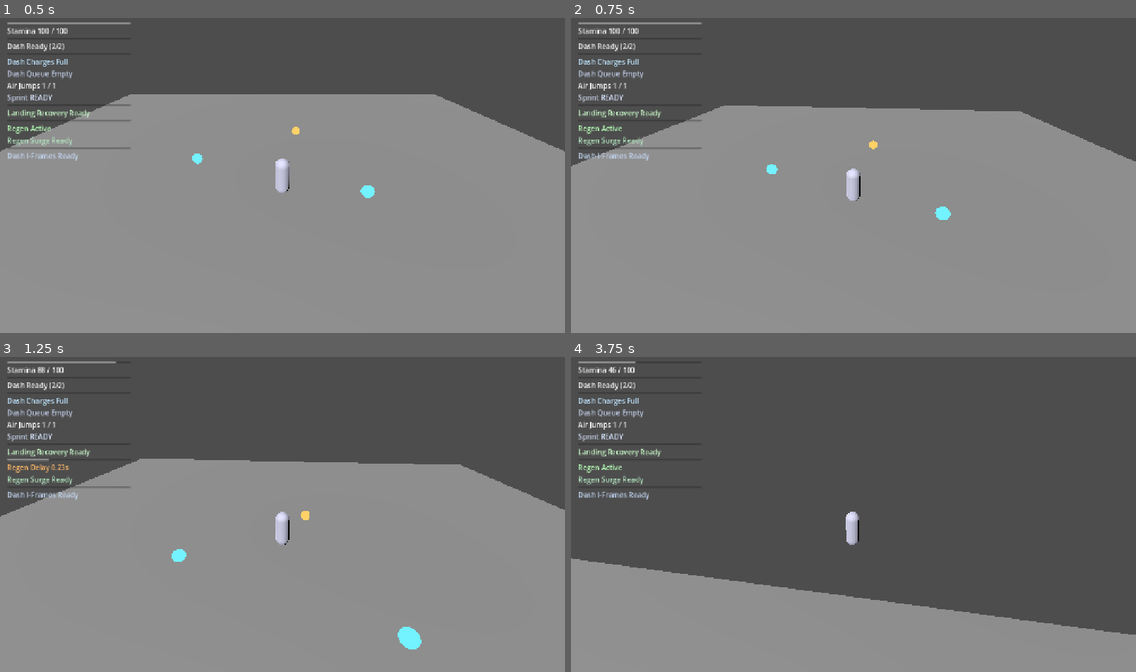
Above: before the commit, frames 1-4 (two rows, left to right).
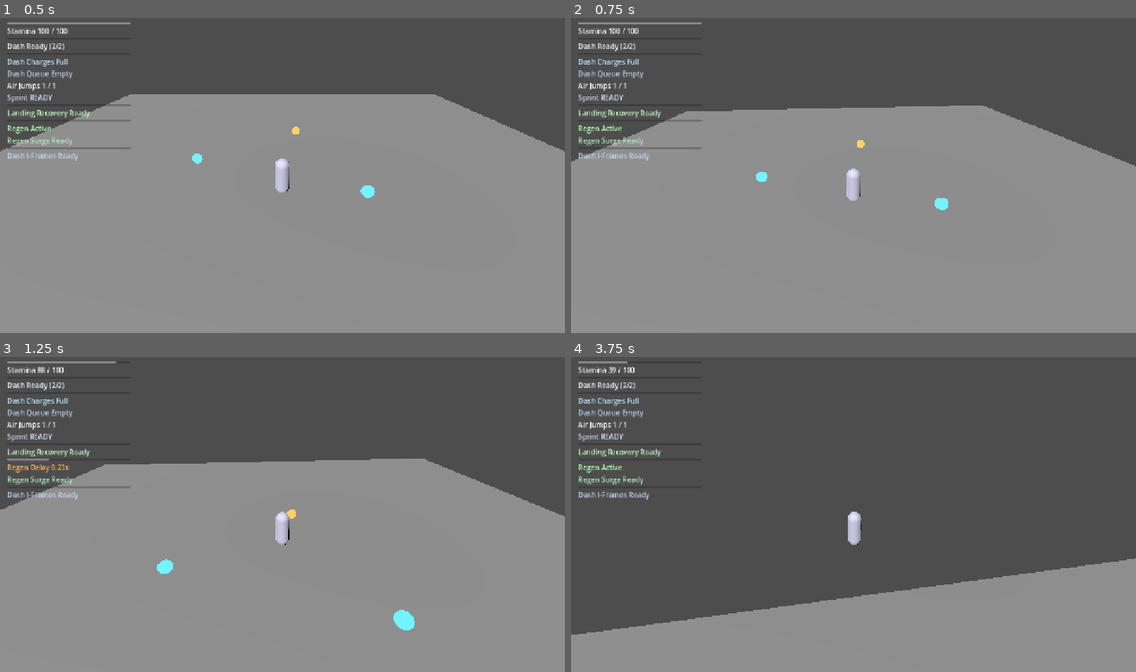
Above: after the commit, the same moments.

Repository: thegoatleroyjenkins/arpg-game
Game: Godot game, scene res://prototype3d/main_3d.tscn
Two runs of this game, one before a commit and one after it. Both use one fixed random seed, a clock stepped at 60 frames per second and the inputs below.
Inputs (mouse positions are in pixels of both pictures, inside the frame that each line leads up to):
- Up to frame 1 (0.5 s): no input
- Up to frame 2 (0.75 s): tap Enter (ui_accept) at 0.5 s; move the mouse to (881, 172) at 0.52 s; press the mouse at (881, 172) at 0.53 s; hold W (move_up) from 0.53 s (still down)
- Up to frame 3 (1.25 s): keep holding W (move_up); tap Space (jump) at 0.77 s
- Up to frame 4 (3.75 s): keep holding W (move_up); move the mouse to (825, 514) at 1.27 s; release the mouse at (825, 514) at 1.28 s; tap R (camera_recenter) at 1.35 s; tap Space (jump) at 1.52, 3.02 s; move the mouse to (864, 508) at 2.02 s; tap Q (dash) at 2.1 s; move the mouse to (847, 517) at 2.77 s; tap Shift (sprint) at 2.85 s; move the mouse to (893, 517) at 3.52 s; press the mouse at (893, 517) at 3.53 s

Frame 1 is identical in both runs. In frame 2, 1.7% of the frame differs, in the area x 0-100%, y 27-65%; in frame 3, 2.2%; in frame 4, 12%, in the area x 0-100%, y 1-89%.

Commit message:
Fix 3D camera orbit yaw direction for mouse X input

Diff:
--- a/prototype3d/player_3d.gd
+++ b/prototype3d/player_3d.gd
@@ -612,7 +612,7 @@
 	if sensitivity <= 0.0:
 		return
 	camera_follow_assist_lock_left = max(camera_follow_assist_lock_left, max(0.0, tuning.camera_follow_assist_input_lock_time))
-	camera_orbit_yaw += relative_motion.x * sensitivity * 0.01
+	camera_orbit_yaw -= relative_motion.x * sensitivity * 0.01
 	var pitch_input: float = -relative_motion.y
 	if tuning.camera_orbit_invert_y:
 		pitch_input = -pitch_input
